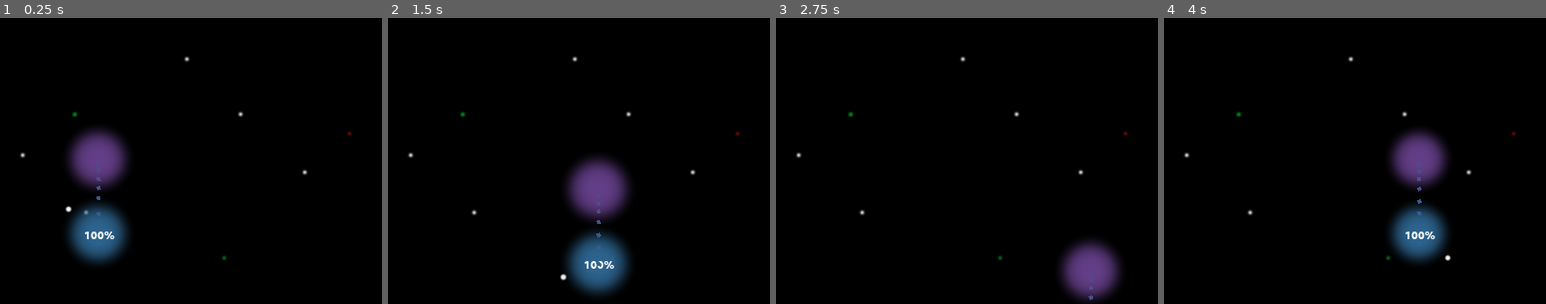
Above: before the commit, frames 1-4 (left to right).
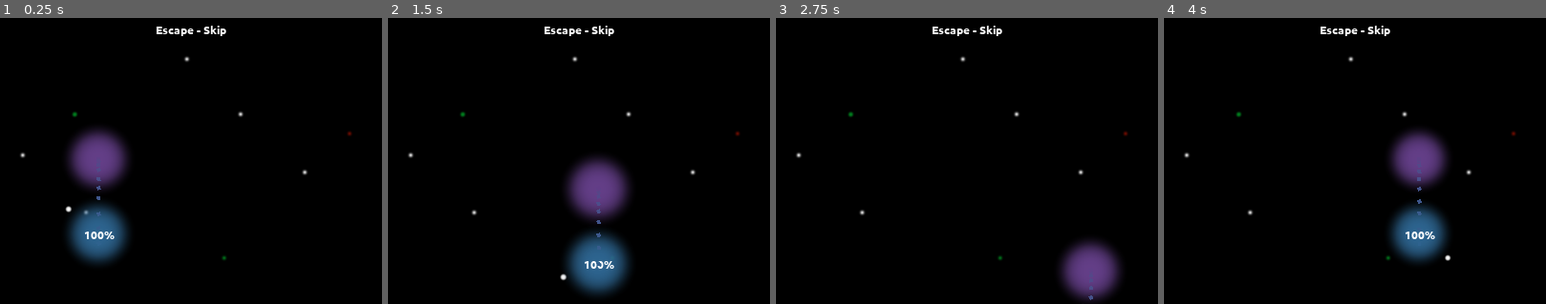
Above: after the commit, the same moments.

Repository: moisesjbc/cinco-etapas
Game: Godot game, scene res://scenes/main_scene/main_scene.tscn
Same seed, same stepped clock (60 frames per second), same inputs: the game is played once before the commit and once after it.
Inputs (mouse positions are % of the whole screen's width and height, from its top left):
- Up to frame 1 (0.25 s): no input
- Up to frame 2 (1.5 s): tap Enter at 0.5 s; move the mouse to (72, 45) at 0.52 s; hold Right (ui_right) 0.53-1.28 s; click (72, 45) at 0.67 s; tap Space at 0.77 s; move the mouse to (30, 55) at 1.27 s; hold Down (ui_down) from 1.28 s (still down)
- Up to frame 3 (2.75 s): tap Space at 1.52 s; move the mouse to (60, 28) at 2.02 s; release Down (ui_down) at 2.03 s; hold Right (ui_right) from 2.03 s (still down)
- Up to frame 4 (4 s): move the mouse to (45, 70) at 2.77 s; release Right (ui_right) at 2.78 s; hold Up (ui_up) 2.78-3.53 s; click (45, 70) at 2.92 s; tap Space at 3.02, 3.77 s; move the mouse to (80, 65) at 3.52 s; hold Left (ui_left) from 3.53 s (still down)
The pictures show only the part of the screen within x 24-74%, y 0-50%; the shares and areas given below are measured in that part.

The runs differ from the first frame. In frame 1, 0.3% of the frame differs, in the area x 41-60%, y 2-7%; in frame 2, 0.3%; in frame 3, 0.3%; in frame 4, 0.3%.

Commit message:
Added skip to tutorial

Diff:
--- a/godot-project/project.godot
+++ b/godot-project/project.godot
@@ -65,6 +65,11 @@
 "events": [ Object(InputEventKey,"resource_local_to_scene":false,"resource_name":"","device":0,"alt":false,"shift":false,"control":false,"meta":false,"command":false,"pressed":false,"scancode":32,"unicode":0,"echo":false,"script":null)
  ]
 }
+ui_skip={
+"deadzone": 0.5,
+"events": [ Object(InputEventKey,"resource_local_to_scene":false,"resource_name":"","device":0,"alt":false,"shift":false,"control":false,"meta":false,"command":false,"pressed":false,"scancode":16777217,"unicode":0,"echo":false,"script":null)
+ ]
+}
 
 [layer_names]
 
--- a/godot-project/scenes/main_scene/main_scene.gd
+++ b/godot-project/scenes/main_scene/main_scene.gd
@@ -61,3 +61,8 @@
 	if flag:
 		color = "#00FF00"
 	return "[color=" + color + "]" + text + "[/color]"
+
+func check_skip_tutorial():
+	if Input.is_action_just_pressed("ui_skip"):
+		$stage_timer.stop()
+		change_state("state_0_loss")
--- a/godot-project/scenes/main_scene/main_scene.tscn
+++ b/godot-project/scenes/main_scene/main_scene.tscn
@@ -23,6 +23,9 @@
 [ext_resource path="res://scenes/main_scene/background.png" type="Texture" id=21]
 
 [sub_resource type="DynamicFont" id=1]
+font_data = ExtResource( 7 )
+
+[sub_resource type="DynamicFont" id=2]
 font_data = ExtResource( 7 )
 
 [node name="main_scene" type="Node2D"]
@@ -107,5 +110,20 @@
 visible = false
 margin_right = 1021.0
 margin_bottom = 779.0
+
+[node name="skip_label" type="Label" parent="."]
+anchor_left = 1.0
+anchor_top = 1.0
+anchor_right = 1.0
+anchor_bottom = 1.0
+margin_left = 441.089
+margin_top = 9.54095
+margin_right = 541.089
+margin_bottom = 28.541
+custom_fonts/font = SubResource( 2 )
+text = "Escape - Skip"
+__meta__ = {
+"_edit_use_anchors_": false
+}
 [connection signal="player_died" from="player" to="." method="_on_player_player_died"]
 [connection signal="timeout" from="stage_timer" to="." method="_on_stage_timer_timeout"]
--- a/godot-project/scenes/main_scene/states/state_0_loss.gd
+++ b/godot-project/scenes/main_scene/states/state_0_loss.gd
@@ -3,6 +3,7 @@
 var state_machine
 
 func start():
+	state_machine.get_node("skip_label").set_visible(false)
 	state_machine.get_node("story_gui").set_text("Eramos tan felices...", null, funcref(self, "loose_loved_one"))
 
 func loose_loved_one():
--- a/godot-project/scenes/main_scene/states/tutorial_act_1.gd
+++ b/godot-project/scenes/main_scene/states/tutorial_act_1.gd
@@ -12,6 +12,9 @@
 		state_machine.get_instruction_text("Mueve el ratón", aim_learned) + " para apuntar ",
 		null, null, null)
 
+func process(delta):
+	state_machine.check_skip_tutorial()
+
 func input(event):
 	if not aim_learned and event is InputEventMouseMotion:
 		aim_learned = true
--- a/godot-project/scenes/main_scene/states/tutorial_act_2.gd
+++ b/godot-project/scenes/main_scene/states/tutorial_act_2.gd
@@ -12,6 +12,9 @@
 		state_machine.get_instruction_text("Click izquierdo del ratón", shooting_learned) + " para disparar ",
 		null, null, null)
 
+func process(delta):
+	state_machine.check_skip_tutorial()
+
 func input(event):
 	if not shooting_learned and event is InputEventMouseButton:
 		shooting_learned = true
--- a/godot-project/scenes/main_scene/states/tutorial_act_3.gd
+++ b/godot-project/scenes/main_scene/states/tutorial_act_3.gd
@@ -12,6 +12,9 @@
 		state_machine.get_instruction_text("Pulsa espacio", use_learned) + " para interactuar ",
 		null, null, null)
 
+func process(delta):
+	state_machine.check_skip_tutorial()
+
 func input(event):
 	if not use_learned and event is InputEventKey and event.scancode == KEY_SPACE:
 		use_learned = true
--- a/godot-project/scenes/main_scene/tutorial_act_0.gd
+++ b/godot-project/scenes/main_scene/tutorial_act_0.gd
@@ -8,6 +8,7 @@
 var down_pressed: bool = false
 
 func start():
+	state_machine.get_node("skip_label").set_visible(true)
 	update_text()
 
 func update_text():
@@ -36,6 +37,7 @@
 		if left_pressed and right_pressed and up_pressed and down_pressed:
 			state_machine.set_timeout(1)
 			set_physics_process(false)
+	state_machine.check_skip_tutorial()
 
 func timeout():
 	state_machine.change_state("tutorial_act_1")
Not shown: 1 places in godot-project/scenes/main_scene/main_scene.tscn that only renumber resources
